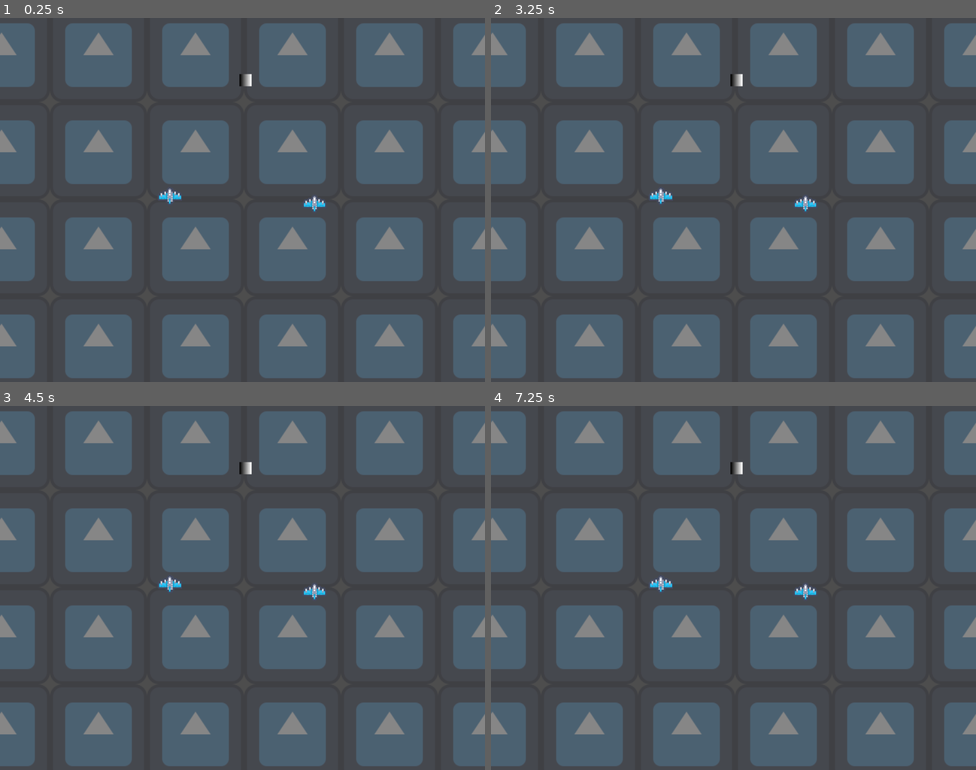
Above: before the commit, frames 1-4 (two rows, left to right).
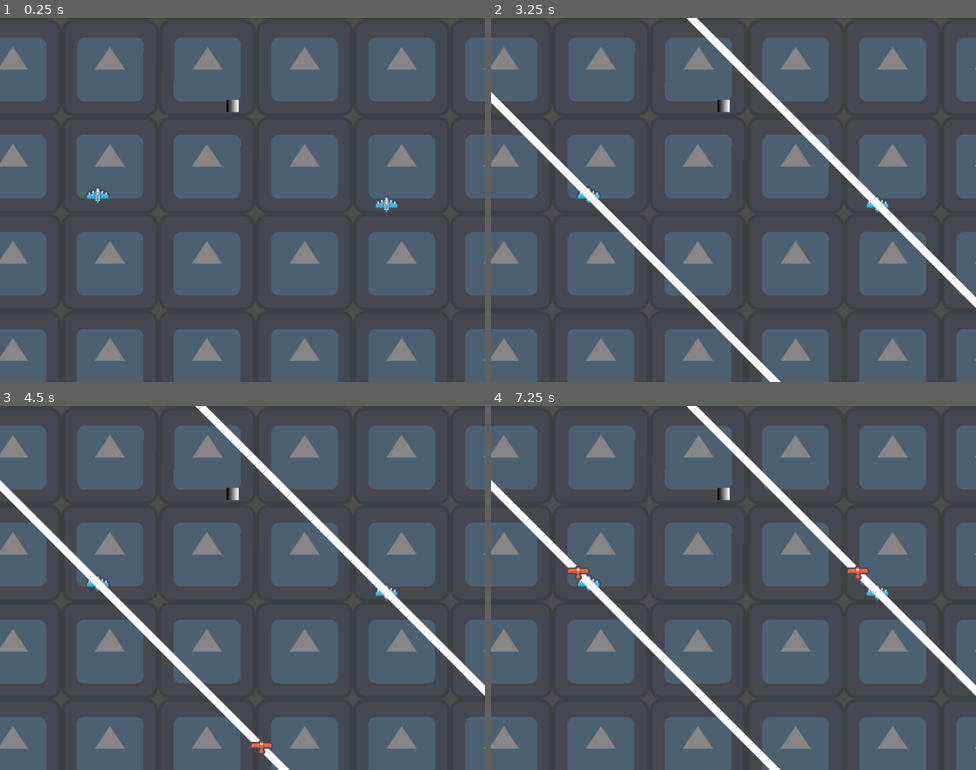
Above: after the commit, the same moments.

Repository: TakisAlPastor/UFO-Raiders
Game: Godot game, scene res://Main/main.tscn
Same seed, same stepped clock (60 frames per second), same inputs: the game is played once before the commit and once after it. The engine's default icon, where the game draws it, is replaced by a stand-in: a white triangle on a blue panel in a dark square.
Inputs:
- Up to frame 1 (0.25 s): no input
- Up to frame 2 (3.25 s): tap Enter at 0.5, 2 s; tap Space at 1.25, 2.75 s
- Up to frame 3 (4.5 s): tap Enter at 3.5 s
- Up to frame 4 (7.25 s): tap Space at 5 s

The runs differ from the first frame. In frame 1, 39% of the frame differs, in the area x 0-100%, y 1-100%; in frame 2, 41%, in the area x 0-100%, y 0-100%; in frame 3, 41%; in frame 4, 41%.

Commit message:
Cambia el ataque del enemigo

Diff:
--- a/Enemy/enemy.gd
+++ /dev/null
@@ -1,19 +0,0 @@
-class_name Enemy
-extends Area2D
-
-const SPEED:int = 100
-
-var direction:Vector2 = Vector2.ZERO
-var target:Player
-
-func _physics_process(delta:float) -> void:
-	if target != null:
-		direction = position.direction_to(target.position)
-	global_position += SPEED * delta * direction
-
-func _on_area_entered(area:Area2D) -> void:
-	if area != DropPoint:
-		queue_free()
-
-func _on_visible_on_screen_notifier_screen_exited() -> void:
-	queue_free()
--- a/Enemy/enemy.tscn
+++ /dev/null
@@ -1,24 +0,0 @@
-[gd_scene load_steps=4 format=3 uid="uid://bk0gs3v2yhif0"]
-
-[ext_resource type="Script" path="res://Enemy/enemy.gd" id="1_17gca"]
-[ext_resource type="Texture2D" uid="uid://b8s7fxvpt8ccr" path="res://Enemy/ship_0005.png" id="2_h2brd"]
-
-[sub_resource type="RectangleShape2D" id="RectangleShape2D_3sxma"]
-size = Vector2(16, 12)
-
-[node name="Enemy" type="Area2D" groups=["enemies"]]
-script = ExtResource("1_17gca")
-
-[node name="Sprite" type="Sprite2D" parent="."]
-rotation = 3.14159
-texture = ExtResource("2_h2brd")
-
-[node name="CollisionShape" type="CollisionShape2D" parent="."]
-shape = SubResource("RectangleShape2D_3sxma")
-
-[node name="VisibleOnScreenNotifier" type="VisibleOnScreenNotifier2D" parent="."]
-position = Vector2(2.38419e-07, -10.5)
-scale = Vector2(0.5, 0.05)
-
-[connection signal="area_entered" from="." to="." method="_on_area_entered"]
-[connection signal="screen_exited" from="VisibleOnScreenNotifier" to="." method="_on_visible_on_screen_notifier_screen_exited"]
--- /dev/null
+++ b/EnemyPath/enemy_path.gd
@@ -0,0 +1,23 @@
+class_name EnemyPath
+extends Path2D
+
+@onready var path_follow:PathFollow2D = $PathFollow
+@onready var line:Line2D = $Line
+@onready var enemy:Area2D = $PathFollow/Enemy
+
+const SPEED:int = 1300
+
+func _process(delta:float) -> void:
+	path_follow.progress += SPEED * delta
+	if path_follow.get_progress_ratio() == 1:
+		queue_free()
+
+func set_for_player_position(player_position:Vector2) -> void:
+	var y_coords:Array = [-20,2020] # Un poco más que la altura del mapa
+	for y:int in y_coords:
+		var point:Vector2 = Vector2(point_slope_equation(y, player_position),y)
+		curve.add_point(point)
+		line.add_point(point)
+
+func point_slope_equation(y:int, point:Vector2, m:int=1) -> float:
+	return (y - point.y)/m + point.x
--- /dev/null
+++ b/EnemyPath/enemy_path.tscn
@@ -0,0 +1,25 @@
+[gd_scene load_steps=4 format=3 uid="uid://b4o1calmsc8xf"]
+
+[ext_resource type="Script" path="res://EnemyPath/enemy_path.gd" id="1_agu5n"]
+[ext_resource type="Texture2D" uid="uid://cfgybpmwjl441" path="res://EnemyPath/ship_0005.png" id="2_qggu5"]
+
+[sub_resource type="RectangleShape2D" id="RectangleShape2D_28i23"]
+size = Vector2(16, 15)
+
+[node name="EnemyPath" type="Path2D"]
+script = ExtResource("1_agu5n")
+
+[node name="Line" type="Line2D" parent="."]
+
+[node name="PathFollow" type="PathFollow2D" parent="."]
+rotates = false
+loop = false
+
+[node name="Enemy" type="Area2D" parent="PathFollow"]
+
+[node name="Sprite" type="Sprite2D" parent="PathFollow/Enemy"]
+texture = ExtResource("2_qggu5")
+
+[node name="CollisionShape" type="CollisionShape2D" parent="PathFollow/Enemy"]
+position = Vector2(0, 0.5)
+shape = SubResource("RectangleShape2D_28i23")
--- a/Level/level.gd
+++ b/Level/level.gd
@@ -1,18 +1,10 @@
 extends Node2D
 
-@onready var enemy_scene:PackedScene = preload("res://Enemy/enemy.tscn")
-@onready var spawn_point:PathFollow2D = $EnemySpawner/SpawnPoint
+@onready var enemy_path_scene:PackedScene = preload("res://EnemyPath/enemy_path.tscn")
 @onready var rope:Rope = $Rope
 @onready var ufo_part:UfoPart = $UfoPart
 @onready var player1:Player = $Player1
 @onready var player2:Player = $Player2
-
-func _on_enemy_spawn_timer_timeout() -> void:
-	var new_enemy:Enemy = enemy_scene.instantiate()
-	spawn_point.progress_ratio = randf()
-	new_enemy.position = spawn_point.global_position
-	new_enemy.target = get_closest_player(new_enemy.position)
-	add_child(new_enemy)
 
 func get_closest_player(reference_position:Vector2) -> Player:
 	var player1_distance:float = reference_position.distance_squared_to(player1.position)
@@ -33,3 +25,11 @@
 		rope.set_ufo_part(ufo_part)
 		player1.is_tied = true
 		player2.is_tied = true
+
+func _on_enemy_spawn_timer_timeout() -> void:
+	var players:Array = [player1, player2]
+	for player:Player in players:
+		var path:EnemyPath = enemy_path_scene.instantiate()
+		path.curve = Curve2D.new()
+		add_child(path)
+		path.set_for_player_position(player.global_position)
--- a/Level/level.tscn
+++ b/Level/level.tscn
@@ -6,12 +6,6 @@
 [ext_resource type="PackedScene" uid="uid://bm0ntlv4hf105" path="res://UFO_Part/ufo_part.tscn" id="4_3yvjf"]
 [ext_resource type="PackedScene" uid="uid://cageq52k0lea8" path="res://Drop_Point/drop_point.tscn" id="5_7knir"]
 [ext_resource type="Texture2D" uid="uid://dk1k0qfbw1mal" path="res://icon.svg" id="6_pevr2"]
-
-[sub_resource type="Curve2D" id="Curve2D_47l0p"]
-_data = {
-"points": PackedVector2Array(0, 0, 0, 0, -1050.25, -700.315, 0, 0, 0, 0, 1510.51, -699.765, 0, 0, 0, 0, 1505, 978, 0, 0, 0, 0, -1053.22, 981, 0, 0, 0, 0, -1050.25, -703.331)
-}
-point_count = 5
 
 [node name="Level" type="Node2D"]
 script = ExtResource("1_5ym7l")
@@ -26,27 +20,14 @@
 stretch_mode = 1
 
 [node name="Player1" parent="." node_paths=PackedStringArray("partner") instance=ExtResource("1_u6hc1")]
-position = Vector2(1310, 1020)
+position = Vector2(1328, 1128)
 id = 1
 partner = NodePath("../Player2")
 
 [node name="Player2" parent="." node_paths=PackedStringArray("partner") instance=ExtResource("1_u6hc1")]
-position = Vector2(1501, 1030)
+position = Vector2(1709, 1140)
 id = 2
 partner = NodePath("../Player1")
-
-[node name="EnemySpawner" type="Path2D" parent="."]
-position = Vector2(1228.72, 833.31)
-scale = Vector2(1.20176, 1.24025)
-curve = SubResource("Curve2D_47l0p")
-
-[node name="SpawnPoint" type="PathFollow2D" parent="EnemySpawner"]
-position = Vector2(-1050.25, -700.315)
-rotation = 0.000214775
-
-[node name="EnemySpawnTimer" type="Timer" parent="."]
-wait_time = 0.5
-autostart = true
 
 [node name="Rope" parent="." node_paths=PackedStringArray("player1", "player2") instance=ExtResource("3_yax8e")]
 position = Vector2(202, 236)
@@ -55,11 +36,15 @@
 player2 = NodePath("../Player2")
 
 [node name="UfoPart" parent="." instance=ExtResource("4_3yvjf")]
-position = Vector2(1410, 867)
+position = Vector2(1506, 1010)
 
 [node name="DropPoint" parent="." instance=ExtResource("5_7knir")]
 position = Vector2(1439, 367)
 
-[connection signal="timeout" from="EnemySpawnTimer" to="." method="_on_enemy_spawn_timer_timeout"]
+[node name="EnemySpawnTimer" type="Timer" parent="."]
+wait_time = 3.0
+autostart = true
+
 [connection signal="collected" from="UfoPart" to="." method="_on_ufo_part_collected"]
 [connection signal="entered_drop_point" from="UfoPart" to="." method="_on_ufo_part_entered_drop_point"]
+[connection signal="timeout" from="EnemySpawnTimer" to="." method="_on_enemy_spawn_timer_timeout"]
Renamed: Enemy/ship_0005.png -> EnemyPath/ship_0005.png
Not shown, changed: EnemyPath/ship_0005.png.import
Not shown: 1 places in Level/level.tscn that only renumber resources
